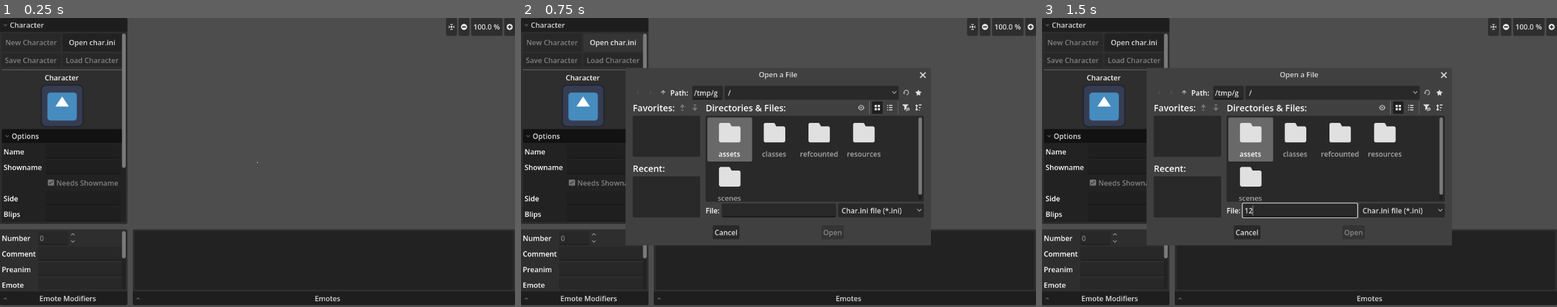
Above: before the commit, frames 1-3 (left to right).
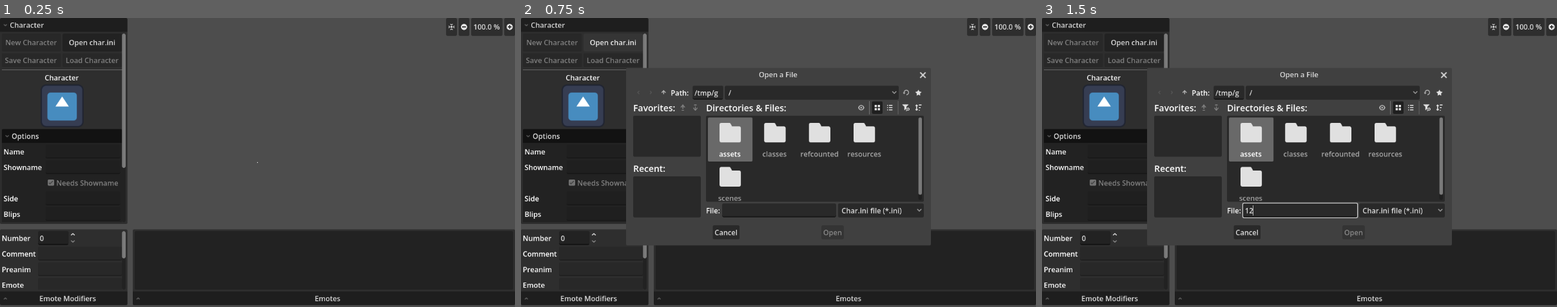
Above: after the commit, the same moments.

Repository: Crystalwarrior/KFO-CharMaker
Game: Godot game, scene res://scenes/main.tscn
The game is run twice, just before and just after one commit, with the same random seed, the same clock (stepped at 60 frames per second) and the same inputs. The engine's default icon, where the game draws it, is replaced by a stand-in: a white triangle on a blue panel in a dark square.
Inputs (mouse positions are in pixels of both pictures, inside the frame that each line leads up to):
- Up to frame 1 (0.25 s): no input
- Up to frame 2 (0.75 s): click "Open char.ini" at 0.5 s
- Up to frame 3 (1.5 s): click (1299, 211) at 1.27 s; type "12" at 1.35 s

The runs differ from the first frame. In frame 1, less than 0.1% of the frame differs, in the area x 7-15%, y 74-78%; in frame 2, 0.9%; in frame 3, 0.9%, in the area x 7-70%, y 17-78%.

Commit message:
Make modifying the number spinbox actually rearrange the emotes

Diff:
--- a/scenes/char_converter.gd
+++ b/scenes/char_converter.gd
@@ -67,6 +67,7 @@
 const STATIC_EXTENSIONS: PackedStringArray = ["png"]
 const SUPPORTED_EXTENSIONS: PackedStringArray = ANIMATED_EXTENSIONS + STATIC_EXTENSIONS
 
+var current_emote_number: int = -1
 var current_character: Character
 
 var current_anim: AttorneyAnimation
@@ -79,6 +80,7 @@
 	file_dialog.file_selected.connect(_on_file_selected)
 	emote_list.item_selected.connect(_on_emote_selected)
 	scaling_option.item_selected.connect(_on_scaling_selected)
+	number_spin_box.value_changed.connect(_on_emote_number_changed)
 
 
 func _on_open_ini_button_pressed() -> void:
@@ -111,6 +113,8 @@
 		scaling_option.select(0)
 	else:
 		scaling_option.select(1)
+	number_spin_box.max_value = current_character.emotes.size() - 1
+
 	load_char_icon_from_filepath(char_folder + "/char_icon.png")
 	char_folder_label.text = char_folder.get_file()
 	char_folder_label.tooltip_text = char_folder
@@ -141,7 +145,10 @@
 	return ""
 
 func _on_emote_selected(idx: int) -> void:
+	current_emote_number = idx
+	number_spin_box.set_block_signals(true)
 	number_spin_box.value = idx
+	number_spin_box.set_block_signals(false)
 	var emote: Emote = current_character.emotes[idx]
 	comment_edit.text = emote.display_name
 	preanim_edit.text = emote.pre
@@ -199,6 +206,13 @@
 		elif index == 1:
 			current_anim.texture_filter = CanvasItem.TEXTURE_FILTER_NEAREST
 
+func _on_emote_number_changed(value: float) -> void:
+	var index_from: int = current_emote_number
+	var index_to: int = int(value)
+	current_character.emotes.insert(index_to, current_character.emotes.pop_at(index_from))
+	emote_list.move_item(index_from, index_to)
+	current_emote_number = index_to
+
 func _notification(what):
 	if what == NOTIFICATION_WM_CLOSE_REQUEST:
 		var path = ProjectSettings.globalize_path("user://frame_cache/")
--- a/scenes/char_converter.tscn
+++ b/scenes/char_converter.tscn
@@ -297,8 +297,6 @@
 unique_name_in_owner = true
 layout_mode = 2
 size_flags_horizontal = 0
-allow_greater = true
-editable = false
 
 [node name="CommentLabel" type="Label" parent="HSplitContainer/LeftSplitContainer/EmoteContainer/BottomMenu/GridContainer" unique_id=720974180]
 layout_mode = 2
